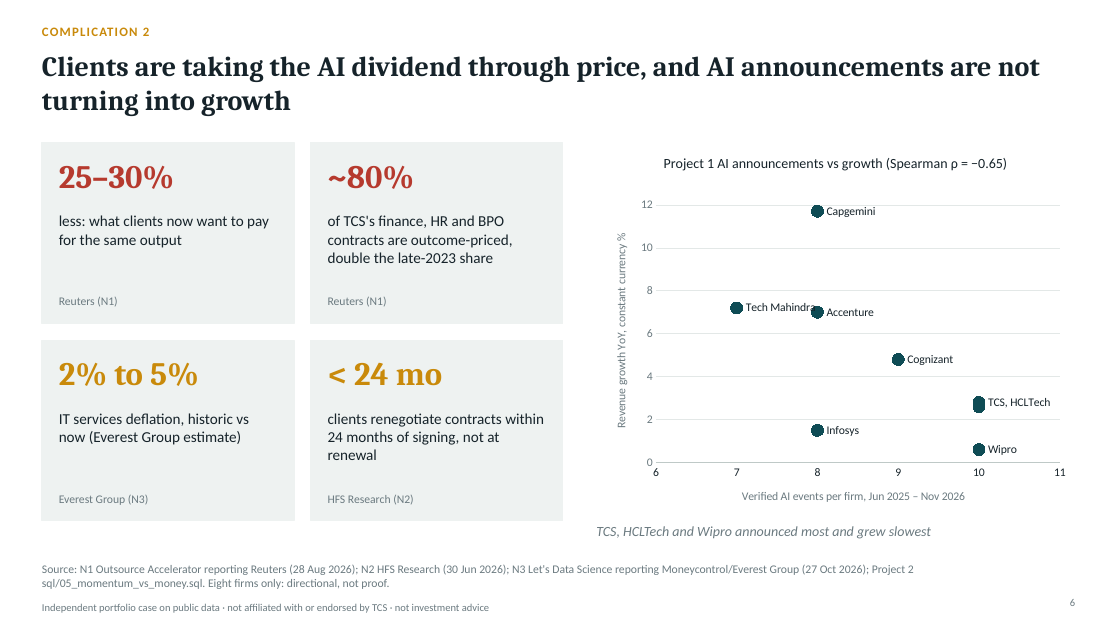
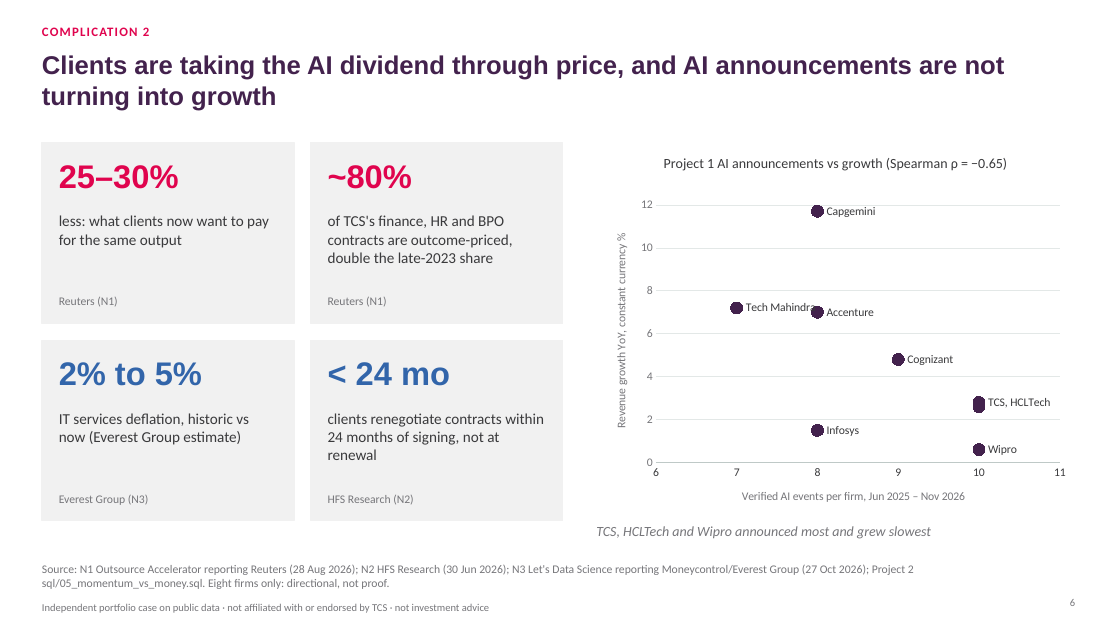
Before and after one commit to lokpriye96/ai-consulting-report-genai-services, a slide deck: slide 6 of outputs/TCS_AI_Deflation_Strategy.pptx. Drawn at 1120x630 pixels with LibreOffice and Linux fonts; fonts in the diff are those of the drawing. Boxes give left, top, right and bottom in pixels: in the first picture for what was removed or moved away, otherwise in the second. Text is boxed around its words. In the diff, an @@ line names an element or a change of style, - is before the commit and + after.

```diff
--- a/outputs/TCS_AI_Deflation_Strategy.pptx
+++ b/outputs/TCS_AI_Deflation_Strategy.pptx
@@ text "COMPLICATION 2" at (42,27,149,36): text colour #C98A0B to #E0044E @@
@@ title "Clients are taking the AI ..." at (42,55,1005,111): size 24 to 22 pt, font Cambria to Arial, text colour #16232A to #43224D @@
@@ scatter chart at (597,139,1075,521) @@
@@ colour of Revenue growth YoY cc % #0F4C55 to #43224D @@
@@ category axis changed @@
@@ value axis changed @@
@@ lettering changed @@
@@ text "25–30%" at (59,165,179,189): font Cambria to Arial, text colour #B63A2E to #E0044E @@
@@ text "~80%" at (328,165,412,189): font Cambria to Arial, text colour #B63A2E to #E0044E @@
@@ text "2% to 5%" at (59,362,202,386): font Cambria to Arial, text colour #C98A0B to #3265AA @@
@@ fill #EEF2F1 to #F1F1F1; outline #EEF2F1 1 pt to #F1F1F1 1 pt in 4 elements at (42,143,294,323), (311,143,563,323), (42,340,294,521), (311,340,563,521) @@
@@ text "< 24 mo" at (356,362,450,386): font Cambria to Arial, text colour #C98A0B to #3265AA @@
@@ text colour #16232A to #3A3A3C in 4 elements at (59,215,269,248), (328,215,513,263), (59,413,249,445), (328,413,544,460) @@
```
Also in this commit, not shown: 12 other slides changed, 21 other files.
